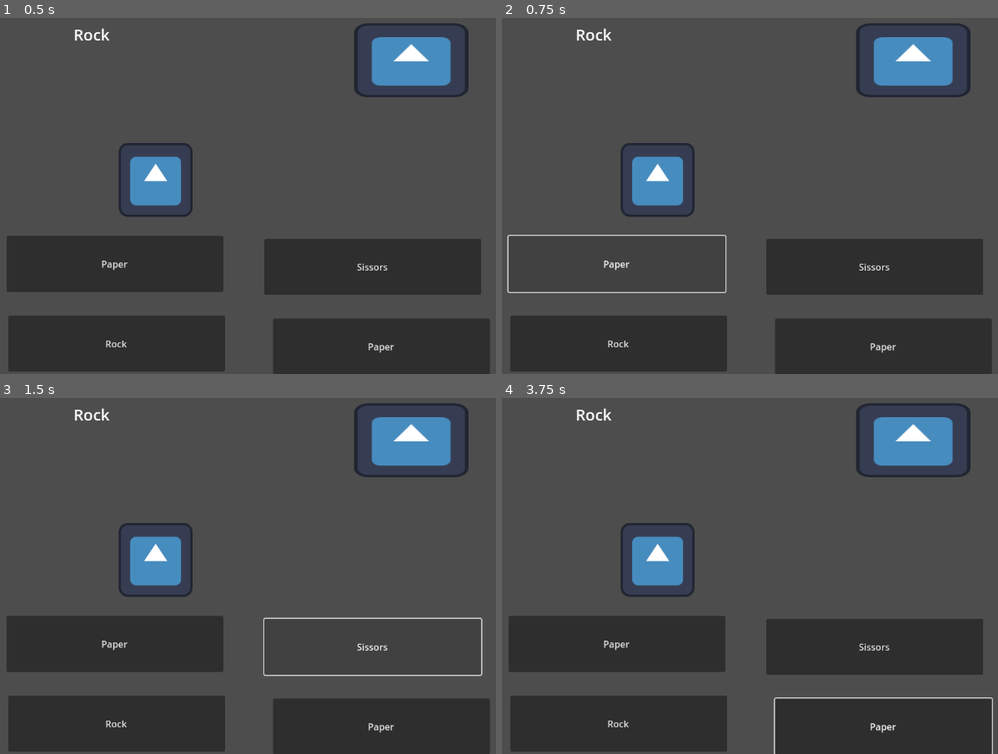
Above: before the commit, frames 1-4 (two rows, left to right).
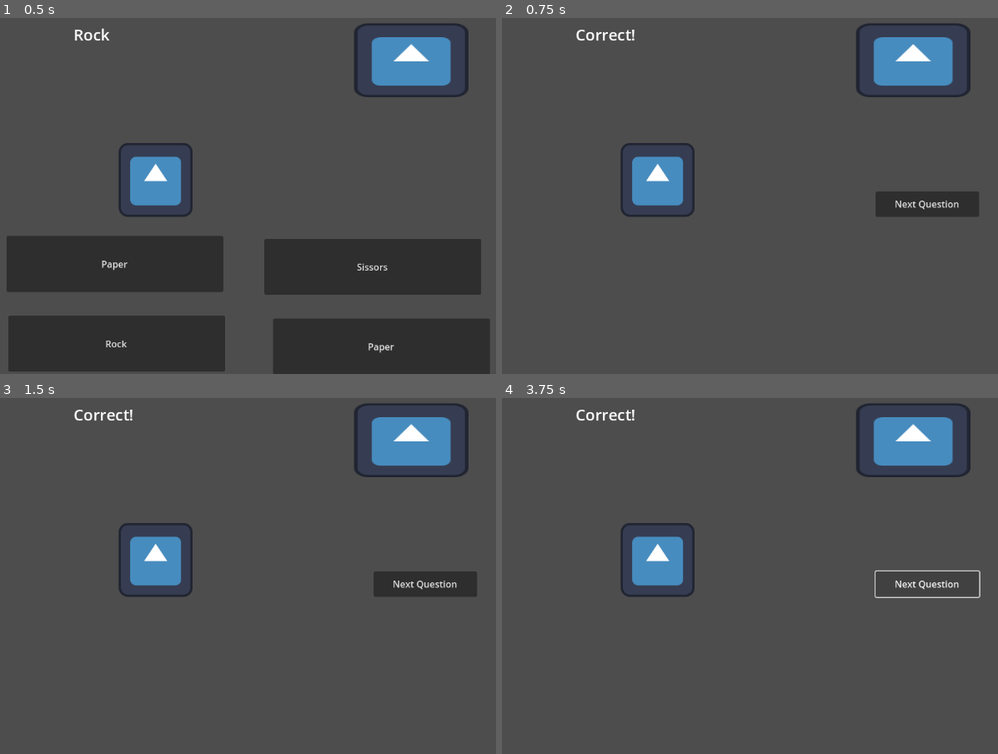
Above: after the commit, the same moments.

Repository: S1lv3rn/GGJ2024
Game: Godot game, scene res://joke_game.tscn
The game is run twice, just before and just after one commit, with the same random seed, the same clock (stepped at 60 frames per second) and the same inputs. The engine's default icon, where the game draws it, is replaced by a stand-in: a white triangle on a blue panel in a dark square.
Inputs (mouse positions are in pixels of both pictures, inside the frame that each line leads up to):
- Up to frame 1 (0.5 s): no input
- Up to frame 2 (0.75 s): click "Paper" at 0.5 s
- Up to frame 3 (1.5 s): click (372, 647) at 1.25 s, where only the run before the commit has a clickable "Sissors"
- Up to frame 4 (3.75 s): click (621, 721) at 2 s, where only the run before the commit has a clickable "Rock"; click (883, 725) at 2.75 s, where only the run before the commit has a clickable "Paper"; click (928, 583) at 3.5 s, where only the run after the commit has a clickable "Next Question"

Frame 1 is identical in both runs. In frame 2, 23% of the frame differs, in the area x 1-99%, y 2-100%; in frame 3, 22%; in frame 4, 28%.

Commit message:
button click

Diff:
--- a/joke_game.tscn
+++ b/joke_game.tscn
@@ -44,7 +44,6 @@
 
 [node name="Button4" type="Button" parent="."]
 unique_name_in_owner = true
-visible = false
 offset_left = 553.0
 offset_top = 552.0
 offset_right = 928.0
@@ -62,8 +61,14 @@
 
 [node name="NextButton" type="Button" parent="."]
 unique_name_in_owner = true
+visible = false
 offset_left = 727.0
 offset_top = 332.0
 offset_right = 906.0
 offset_bottom = 376.0
 text = "Next Question"
+
+[connection signal="pressed" from="Button1" to="." method="_on_button_1_pressed"]
+[connection signal="pressed" from="Button2" to="." method="_on_button_2_pressed"]
+[connection signal="pressed" from="Button3" to="." method="_on_button_3_pressed"]
+[connection signal="pressed" from="Button4" to="." method="_on_button_4_pressed"]
--- a/joke_mini_game.gd
+++ b/joke_mini_game.gd
@@ -55,6 +55,22 @@
 	%KingsTalk.text = reply
 	%NextButton.visible = true
 
+
+
 #func _on_button_2_pressed():
 	#check_answer(Button2.text)
 #	pass
+
+
+func _on_button_1_pressed():
+	check_answer(%Button1.text)
+
+
+func _on_button_2_pressed():
+	check_answer(%Button2.text)
+
+func _on_button_3_pressed():
+	check_answer(%Button3.text)
+
+func _on_button_4_pressed():
+	check_answer(%Button4.text)
